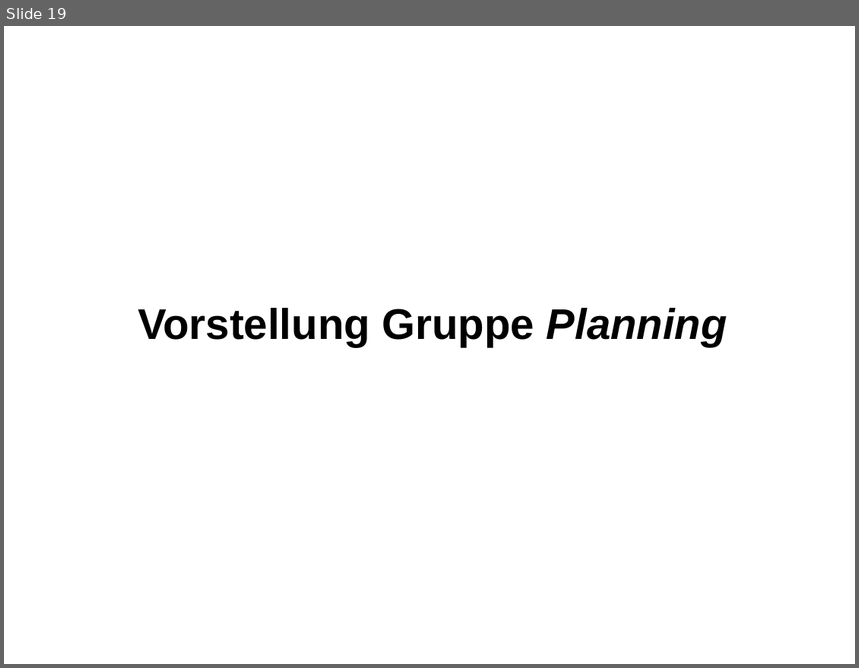
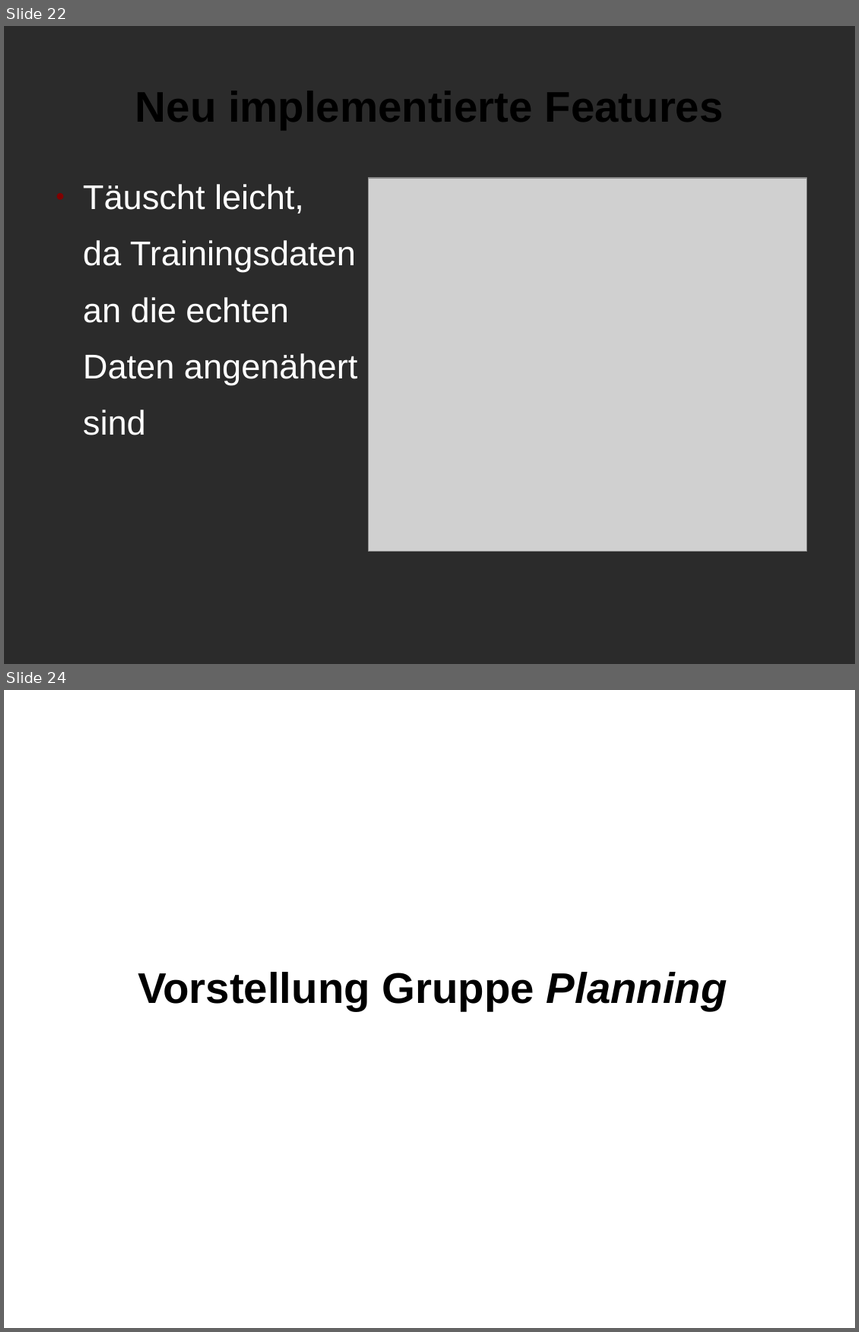
Before and after one commit to K8lcx63/suturo, a slide deck: demo_meilenstein_2/Präsentation.odp. Shown one above the other, each under a label of ours: slide 19 before the commit, slides 22 and 24 after it; the slides between them are not shown. The pictures are 859x668 and 859x1332 pixels, drawn with LibreOffice and Linux fonts; fonts in the diff are those of the drawing; grey boxes stand for pictures; background and template pictures are left out; a plain dark background stands for a picture behind light text. Boxes give left, top, right and bottom in pixels: in the first picture for what was removed or moved away, otherwise in the second. Text is boxed around its words. In the diff, an @@ line names an element or a change of style, - is before the commit and + after.

```diff
--- a/demo_meilenstein_2/Präsentation.odp
+++ b/demo_meilenstein_2/Präsentation.odp
@@ slide 22 added at <box>4,26,855,664</box>, background picture (left out) @@
@@ title added at <box>135,91,724,129</box>, 40 pt, text #000000, bold @@
+Neu implementierte Features
@@ text added at <box>83,184,357,436</box>, 32 pt, text #FFFFFF @@
+● Täuscht leicht,
+da Trainingsdaten
+an die echten
+Daten angenähert
+sind
@@ picture added at <box>369,178,807,552</box> @@
@@ what was slide 19 is now slide 24 @@
```
Also in this commit, not shown: 2 slides changed, 4 other slides added.
